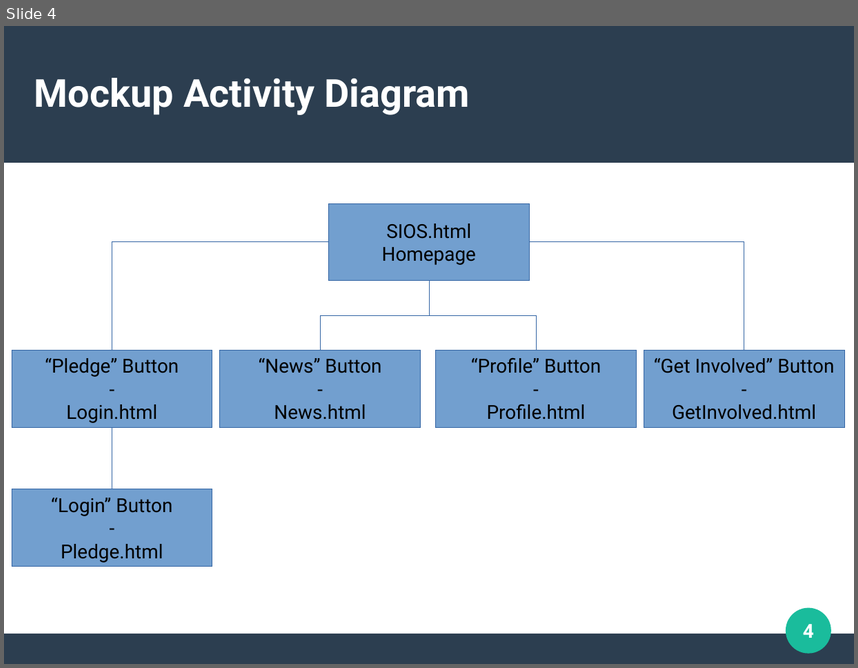
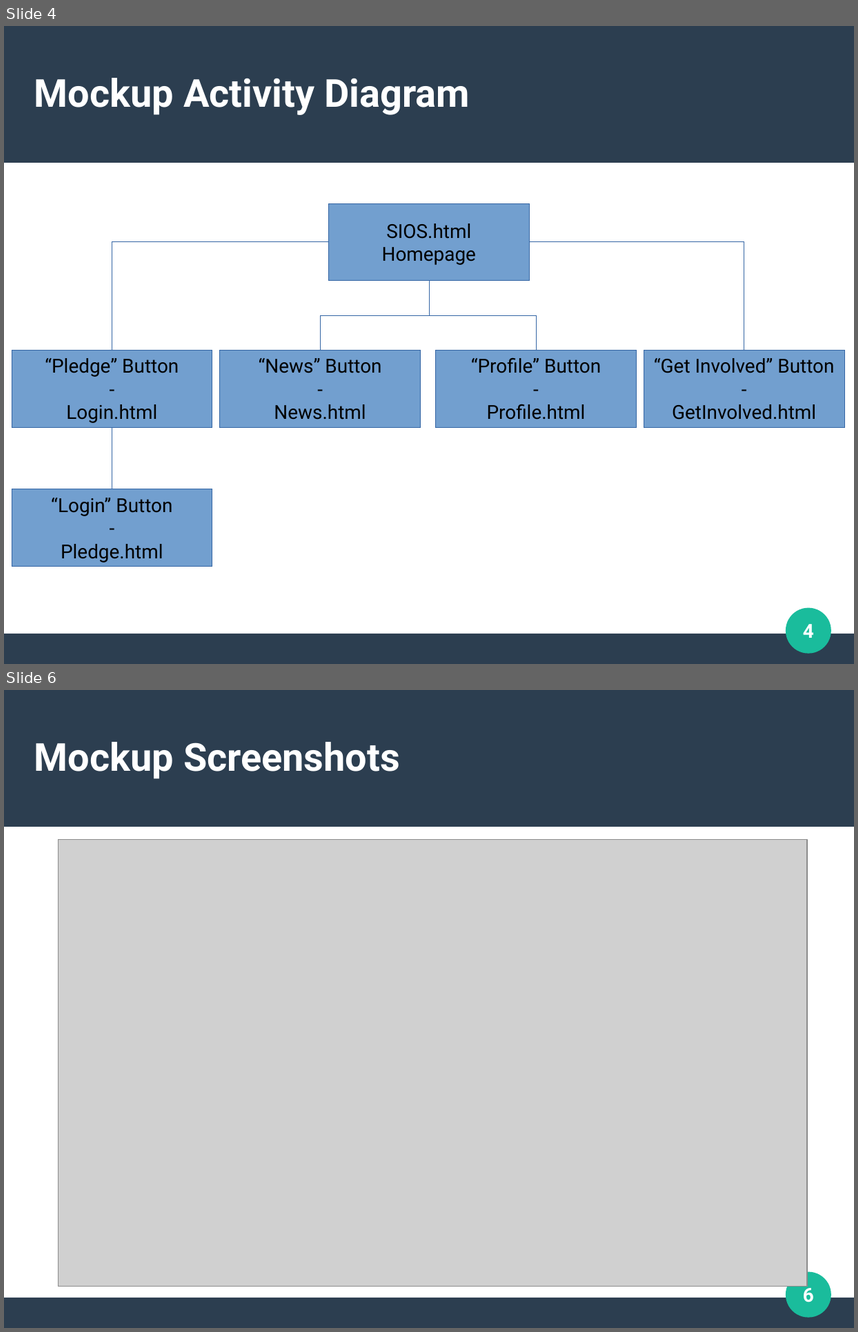
Before and after one commit to GGC-SD/SustainabilityWebsite, a slide deck: Fall2020HTMLDemo/UI.odp. Shown one above the other, each under a label of ours: slide 4 before the commit, slides 4 and 6 after it; the slides between them are not shown. The pictures are 858x668 and 858x1332 pixels, drawn with LibreOffice and Linux fonts; fonts in the diff are those of the drawing; grey boxes stand for pictures. Boxes give left, top, right and bottom in pixels: in the first picture for what was removed or moved away, otherwise in the second. Text is boxed around its words. In the diff, an @@ line names an element or a change of style, - is before the commit and + after.

```diff
--- a/Fall2020HTMLDemo/UI.odp
+++ b/Fall2020HTMLDemo/UI.odp
@@ slide 6 added at bbox=[4, 690, 854, 1328], background #FFFFFF; not listed: 3 template elements that a slide beside it also shows @@
@@ title added at bbox=[34, 742, 400, 779], 36 pt, text #FFFFFF, bold @@
+Mockup Screenshots
@@ picture added at bbox=[58, 840, 808, 1286] @@
@@ page number added at bbox=[803, 1284, 814, 1302], 18 pt, text #FFFFFF, bold @@
+6
```
Also in this commit, not shown: 1 slide changed, 3 other slides added.
